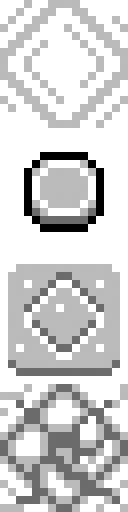
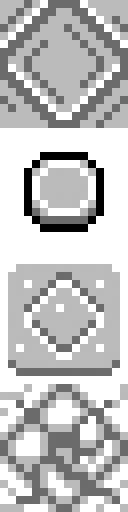
Layer changes from the first 128 × 512 image to the second:
showed "color" over [0, 0, 128, 128]
